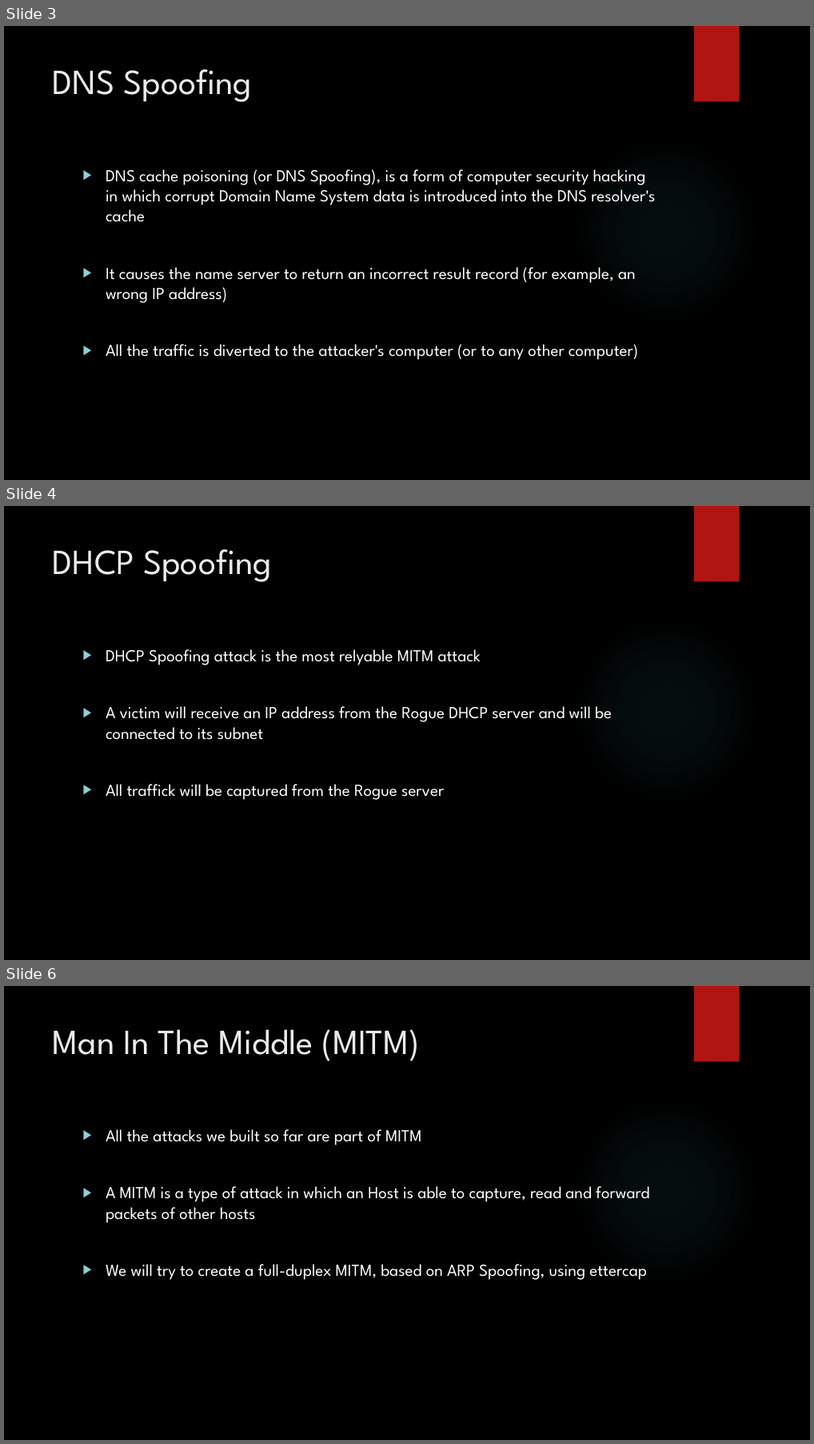
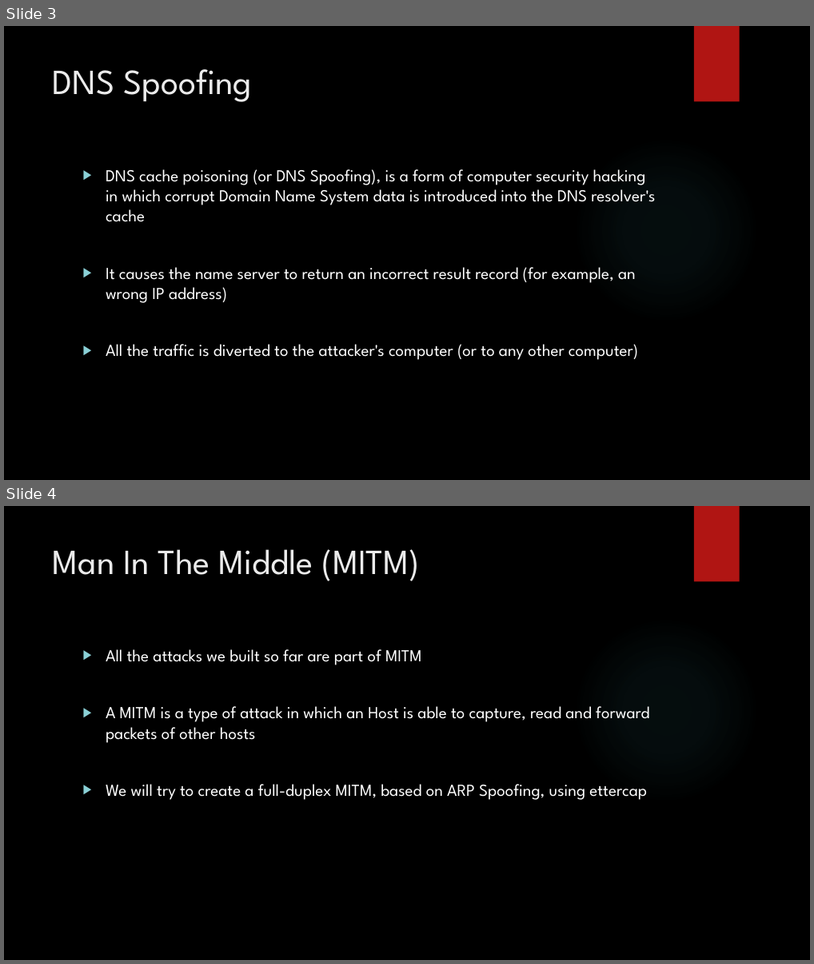
Before and after one commit to DeMaCS-UNICAL/NetworkSecurity, a slide deck: esercitazioni/Laboratory_22-23/Session_6/Lab_06_Slides.pptx. Shown one above the other, each under a label of ours: slides 3, 4 and 6 before the commit, slides 3 and 4 after it; the slides between them are not shown. The pictures are 814x1444 and 814x964 pixels, drawn with LibreOffice and Linux fonts; fonts in the diff are those of the drawing; background and template pictures are left out. Boxes give left, top, right and bottom in pixels: in the first picture for what was removed or moved away, otherwise in the second. Text is boxed around its words. In the diff, an @@ line names an element or a change of style, - is before the commit and + after.

Commit message:
minor in slides

```diff
--- a/esercitazioni/Laboratory_22-23/Session_6/Lab_06_Slides.pptx
+++ b/esercitazioni/Laboratory_22-23/Session_6/Lab_06_Slides.pptx
@@ slide 4 removed at (x1=4, y1=506, x2=810, y2=960), background picture (left out); not listed: 2 template elements that a slide beside it also shows @@
@@ text removed at (x1=53, y1=549, x2=271, y2=582) @@
-DHCP Spoofing
@@ text removed at (x1=106, y1=649, x2=612, y2=800) @@
-▶ DHCP Spoofing attack is the most relyable MITM attack
-▶ A victim will receive an IP address from the Rogue DHCP server and will be connected to its subnet
-▶ All traffick will be captured from the Rogue server
@@ what was slide 6 is now slide 4 @@
```
Also in this commit, not shown: 1 other slide removed, 2 other files.
